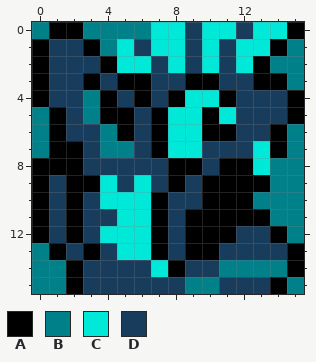
Edited in one commit: pixel-art sprite (LegendOfZelda/Content/Environment/Statue.png). The first picture shows the starting point.
The file is 16x16 pixels.
Palette (. is transparent): A #000000  B #008088  C #00e8d8  D #183c5c
Pixels before, first column x 0:
 0 BAABBBBCCDCCDCCA
 1 ADDABCDCCDCDCCAB
 2 ADDDACCDCDCDCABB
 3 ADDADAADDAADDAAB
 4 ADDBADADACCADDDA
 5 BADBAADACCACDDDA
 6 BADDBADACCAADDAB
 7 BAADBBDACCDDDCAB
 8 AAADDDDDAADAACBB
 9 ADAACDCDADAAAABB
10 ADADCCCADDAAABBB
11 ADADDCCADAAAAABB
12 ADADCCCADAAADDAB
13 BADADCCADAADDDDA
14 BBADDDDCADDBBBBA
15 BBADDDDDDBBDDDAB
New version:
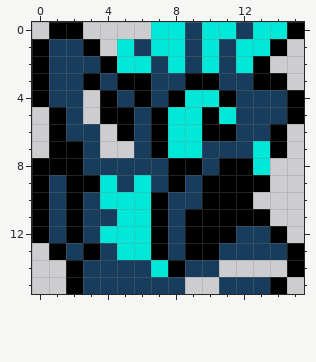
Message: Switched to have clear background
Edits made:
y 0: x 0 B -> .; x 3..6 BBBB -> ....
y 1: x 4 B -> .; x 15 B -> .
y 2: x 14..15 BB -> ..
y 3: x 15 B -> .
y 4: x 3 B -> .
y 5: x 0 B -> .; x 3 B -> .
y 6: x 0 B -> .; x 4 B -> .; x 15 B -> .
y 7: x 0 B -> .; x 4..5 BB -> ..; x 15 B -> .
y 8..9: x 14..15 BB -> ..
y 10: x 13..15 BBB -> ...
y 11: x 14..15 BB -> ..
y 12: x 15 B -> .
y 13: x 0 B -> .
y 14: x 0..1 BB -> ..; x 11..14 BBBB -> ....
y 15: x 0..1 BB -> ..; x 9..10 BB -> ..; x 15 B -> .
